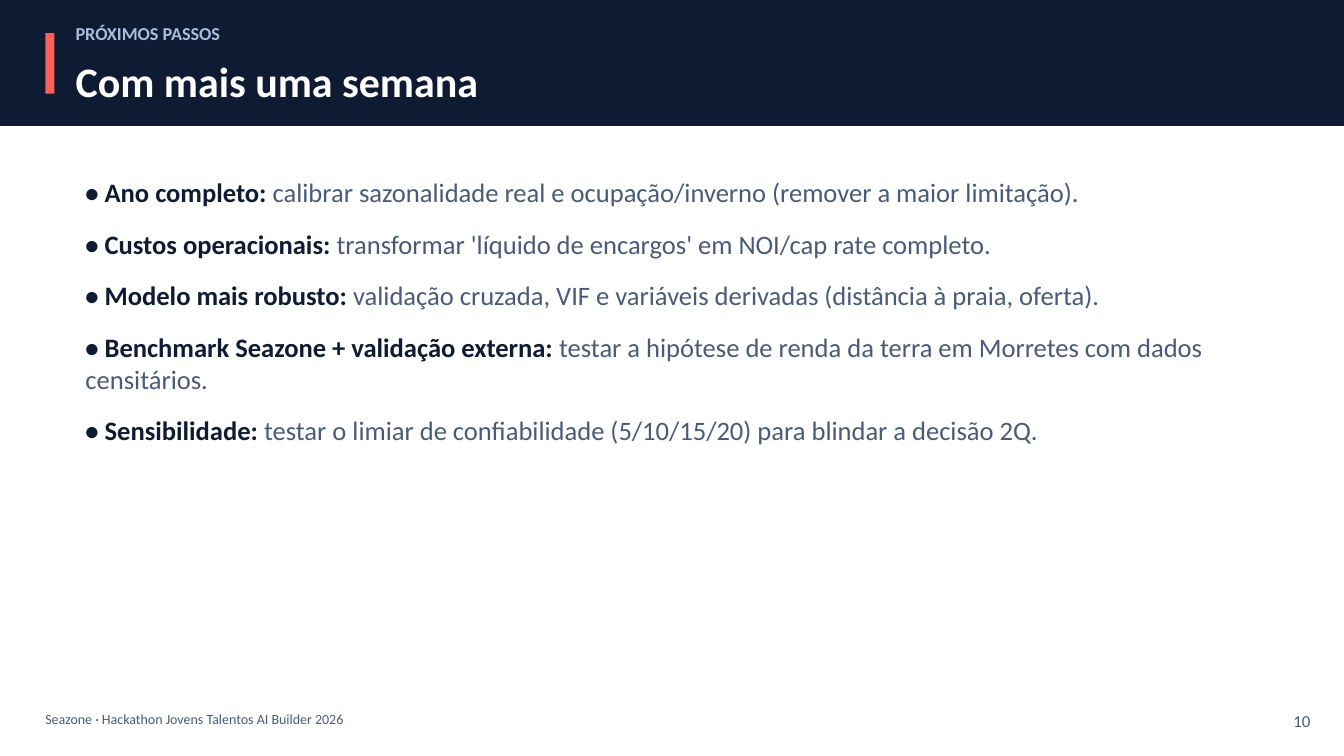
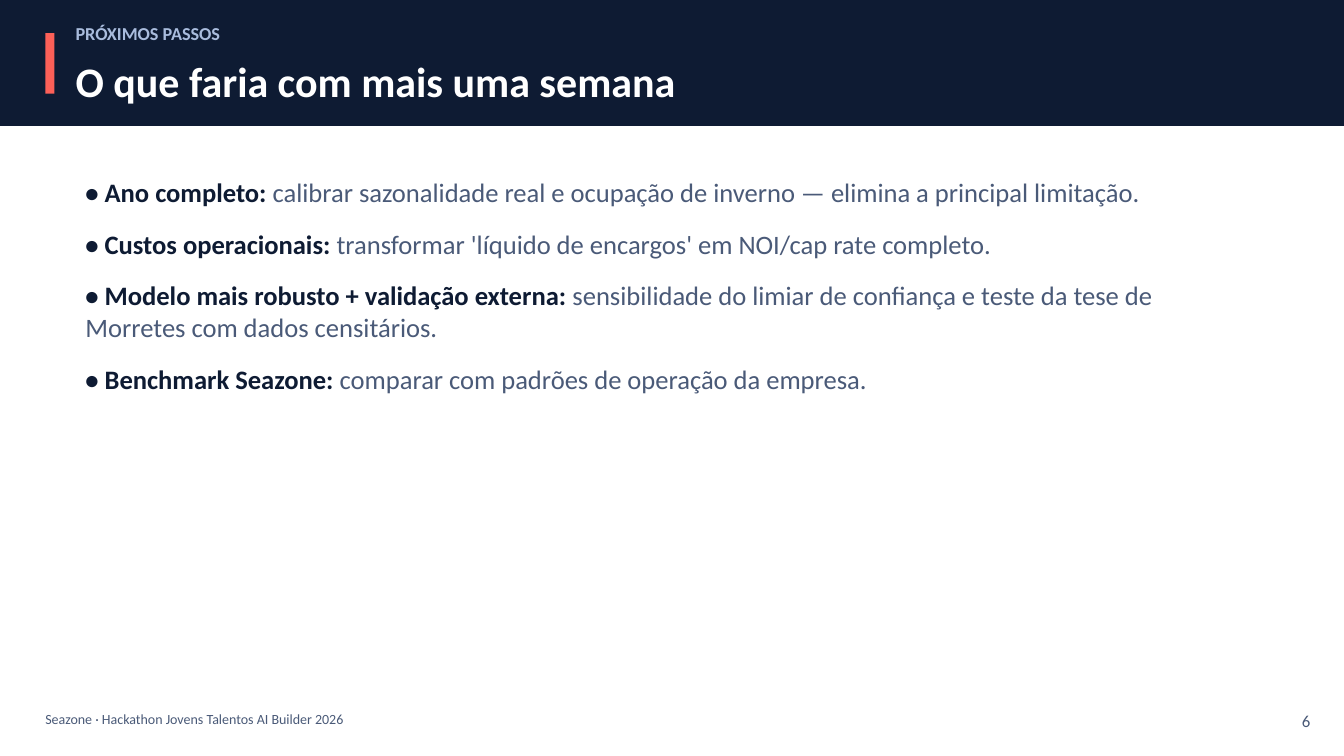
Before and after one commit to escalant-e/jt2026-ricardo-escalante, a slide deck: slide 6 of output/apresentacao_seazone_itapema.pptx (slide 10 before the commit). Drawn at 1344x756 pixels with LibreOffice and Linux fonts; fonts in the diff are those of the drawing. Boxes give left, top, right and bottom in pixels: in the first picture for what was removed or moved away, otherwise in the second. Text is boxed around its words. In the diff, an @@ line names an element or a change of style, - is before the commit and + after.

```diff
--- a/output/apresentacao_seazone_itapema.pptx
+++ b/output/apresentacao_seazone_itapema.pptx
@@ text at <box>76,67,675,104</box>: text changed @@
-Com mais uma semana
+O que faria com mais uma semana
@@ text at <box>105,183,1139,207</box>: text changed @@
-• Ano completo: calibrar sazonalidade real e ocupação/inverno (remover a maior limitação).
+• Ano completo: calibrar sazonalidade real e ocupação de inverno — elimina a principal limitação.
@@ text at <box>85,286,1152,394</box>: text changed @@
-• Modelo mais robusto: validação cruzada, VIF e variáveis derivadas (distância à praia, oferta).
-• Benchmark Seazone + validação externa: testar a hipótese de renda da terra em Morretes com dados censitários.
-• Sensibilidade: testar o limiar de confiabilidade (5/10/15/20) para blindar a decisão 2Q.
+• Modelo mais robusto + validação externa: sensibilidade do limiar de confiança e teste da tese de Morretes com dados censitários.
+• Benchmark Seazone: comparar com padrões de operação da empresa.
@@ text at <box>1302,715,1310,727</box>: text changed @@
-10
+6
```
Also in this commit, not shown: 5 other slides changed, 1 slide added, 5 slides removed, 1 other file.
